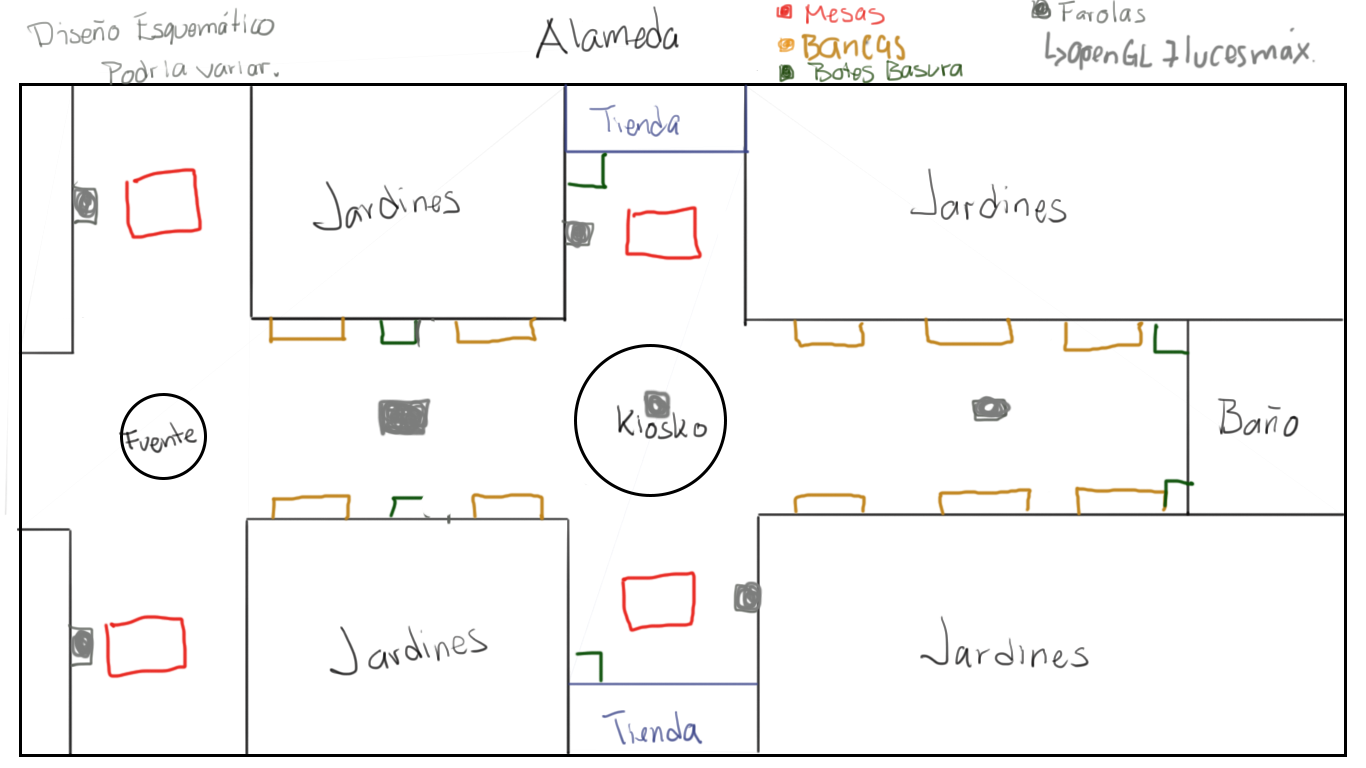
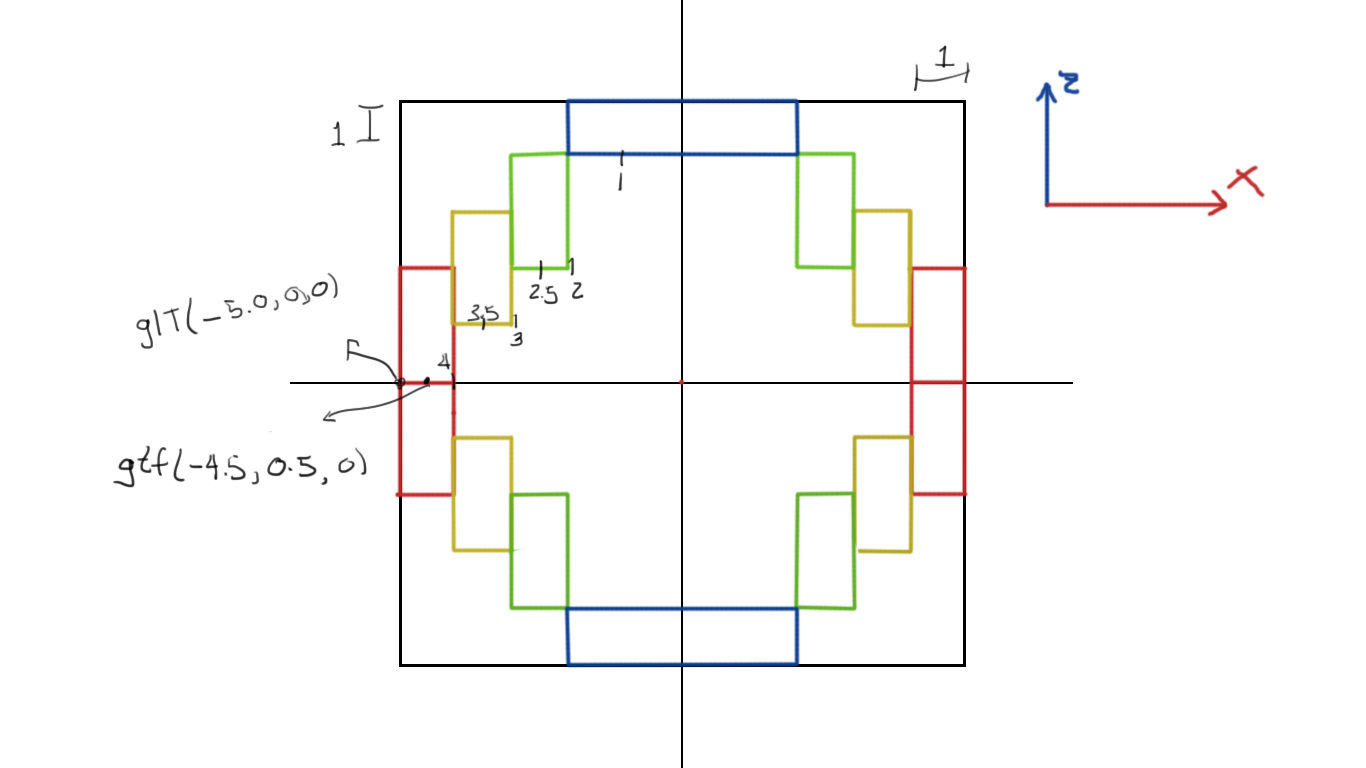
Two versions of the same layered image (1366 × 768). Layer-by-layer changes:
showed group "Esquematizacion" (29 layers) over [17, 0, 1266, 768]
added layer "Capa 6" in group "Esquematizacion" over [112, 44, 1266, 488]
added layer "Capa 5" in group "Esquematizacion" over [394, 97, 970, 669]
added layer "Forma 1" in group "Esquematizacion" over [681, 0, 683, 768]
added layer "Forma 1 copia" in group "Esquematizacion" over [290, 382, 1073, 384]
added layer "Rectángulo 1" in group "Esquematizacion" over [399, 100, 966, 667]
hid group "Esquema General" (7 layers) over [4, 0, 1347, 761]
